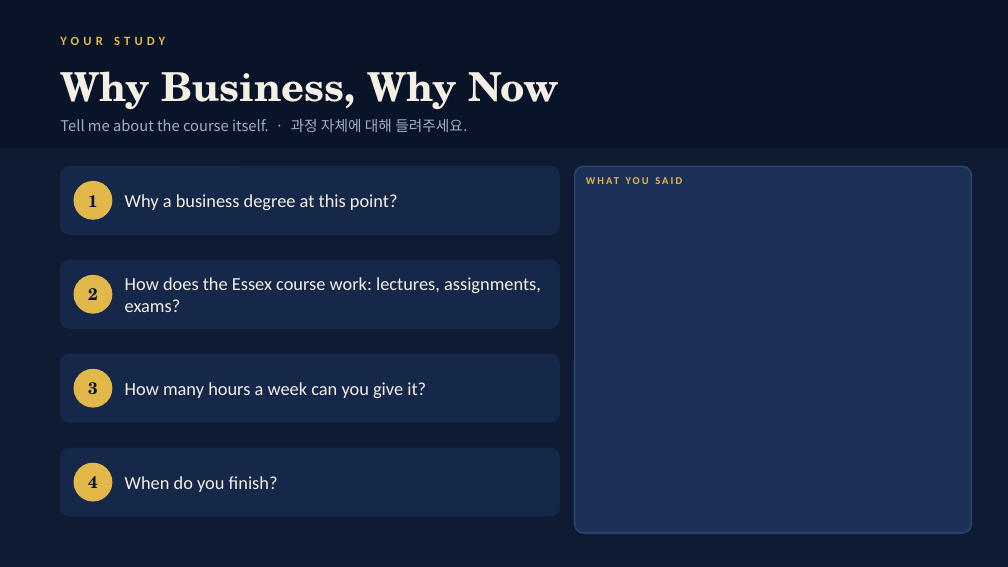
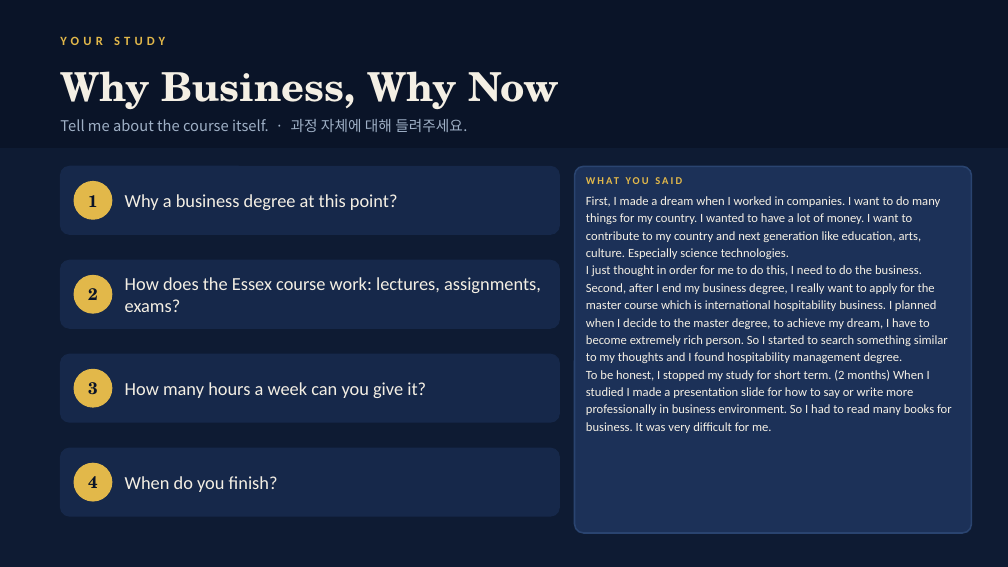
Before and after one commit to briankim-84/dea-m8q3, a slide deck: slide 4 of sungjin-m2x9/Sungjin_Class1_Your_Story_In_English.pptx. Drawn at 1008x567 pixels with LibreOffice and Linux fonts; fonts in the diff are those of the drawing. Boxes give left, top, right and bottom in pixels: in the first picture for what was removed or moved away, otherwise in the second. Text is boxed around its words. In the diff, an @@ line names an element or a change of style, - is before the commit and + after.

```diff
--- a/sungjin-m2x9/Sungjin_Class1_Your_Story_In_English.pptx
+++ b/sungjin-m2x9/Sungjin_Class1_Your_Story_In_English.pptx
@@ text added at (586, 196, 952, 433), 12 pt, text #F4EFE4 @@
+First, I made a dream when I worked in companies. I want to do many things for my country. I wanted to have a lot of money. I want to contribute to my country and next generation like education, arts, culture. Especially science technologies.
+I just thought in order for me to do this, I need to do the business. Second, after I end my business degree, I really want to apply for the master course which is international hospitability business. I planned when I decide to the master degree, to achieve my dream, I have to become extremely rich person. So I started to search something similar to my thoughts and I found hospitability management degree.
+To be honest, I stopped my study for short term. (2 months) When I studied I made a presentation slide for how to say or write more professionally in business environment. So I had to read many books for business. It was very difficult for me.
```
Also in this commit, not shown: 1 other slide changed, 14 other files.
